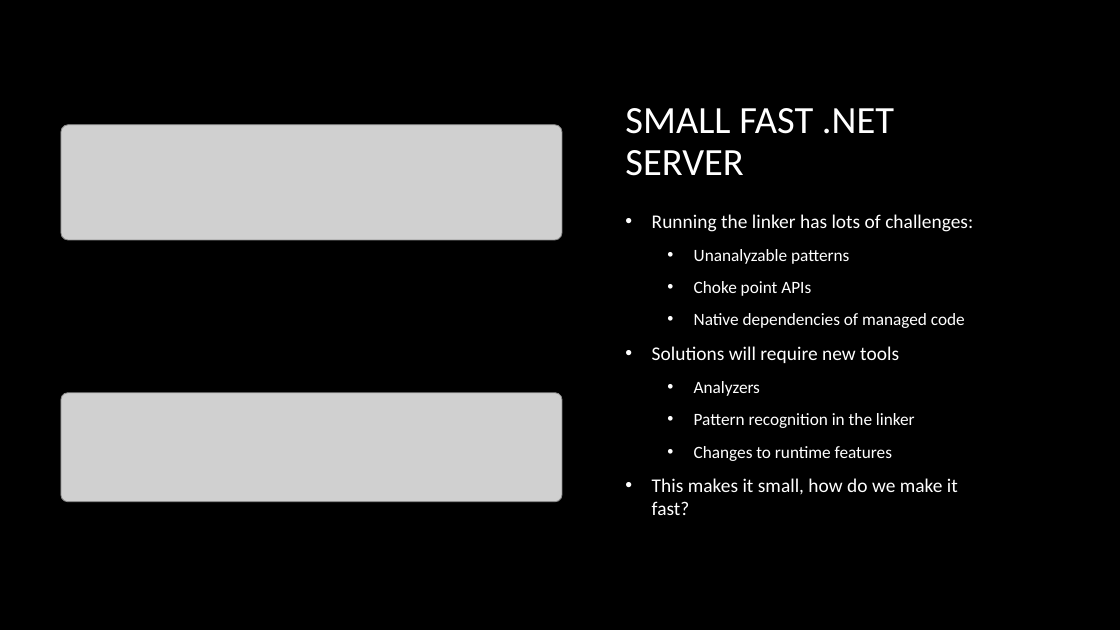
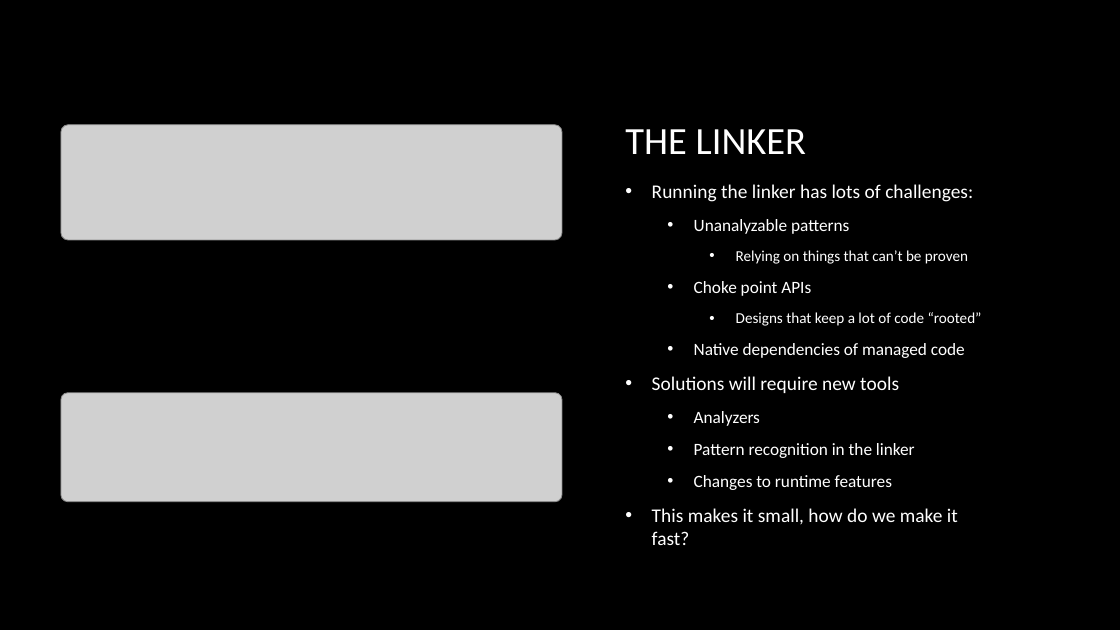
Before and after one commit to rynowak/Presentations, a slide deck: slide 24 of 2019/NDCSyndey/slides.pptx (slide 22 before the commit). Drawn at 1120x630 pixels with LibreOffice and Linux fonts; fonts in the diff are those of the drawing; grey boxes stand for pictures; background and template pictures are left out. Boxes give left, top, right and bottom in pixels: in the first picture for what was removed or moved away, otherwise in the second. Text is boxed around its words. In the diff, an @@ line names an element or a change of style, - is before the commit and + after.

Commit message:
updates

```diff
--- a/2019/NDCSyndey/slides.pptx
+++ b/2019/NDCSyndey/slides.pptx
@@ title at [625, 129, 806, 154]: text changed @@
-SMALL FAST .NET SERVER
+THE LINKER
@@ text at [736, 250, 968, 264]: paragraph added @@
+    • Relying on things that can’t be proven
@@ text at [736, 312, 982, 326]: paragraph added @@
+    • Designs that keep a lot of code “rooted”
```
Also in this commit, not shown: 6 other slides changed, 8 slides added.
